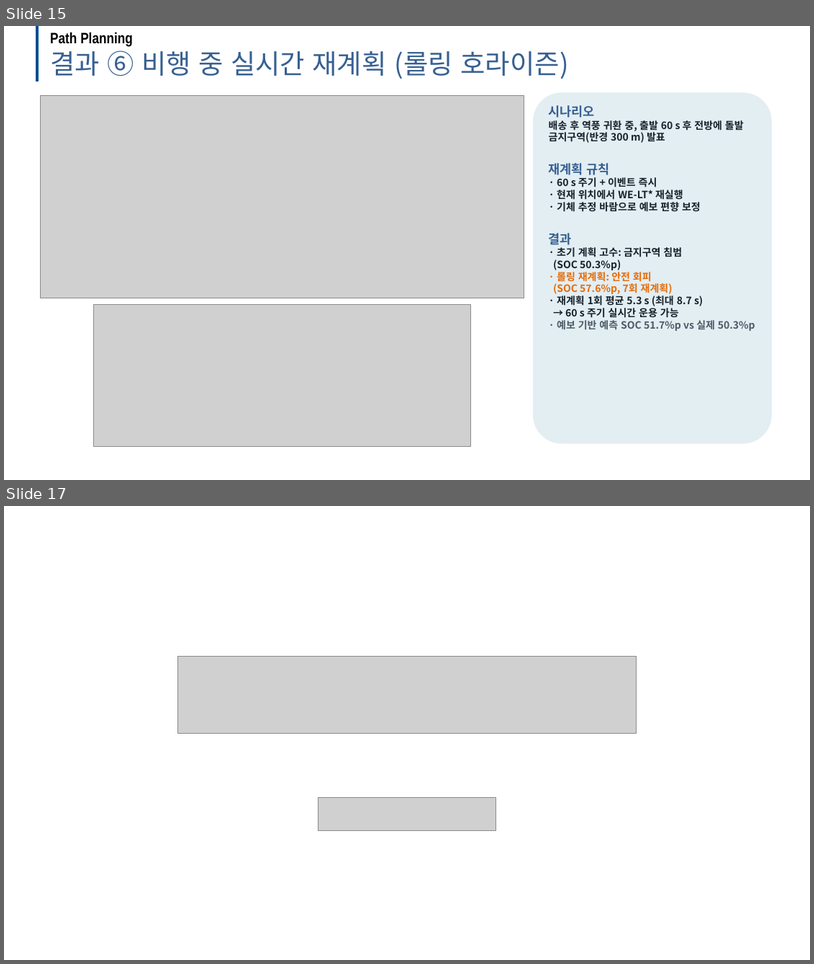
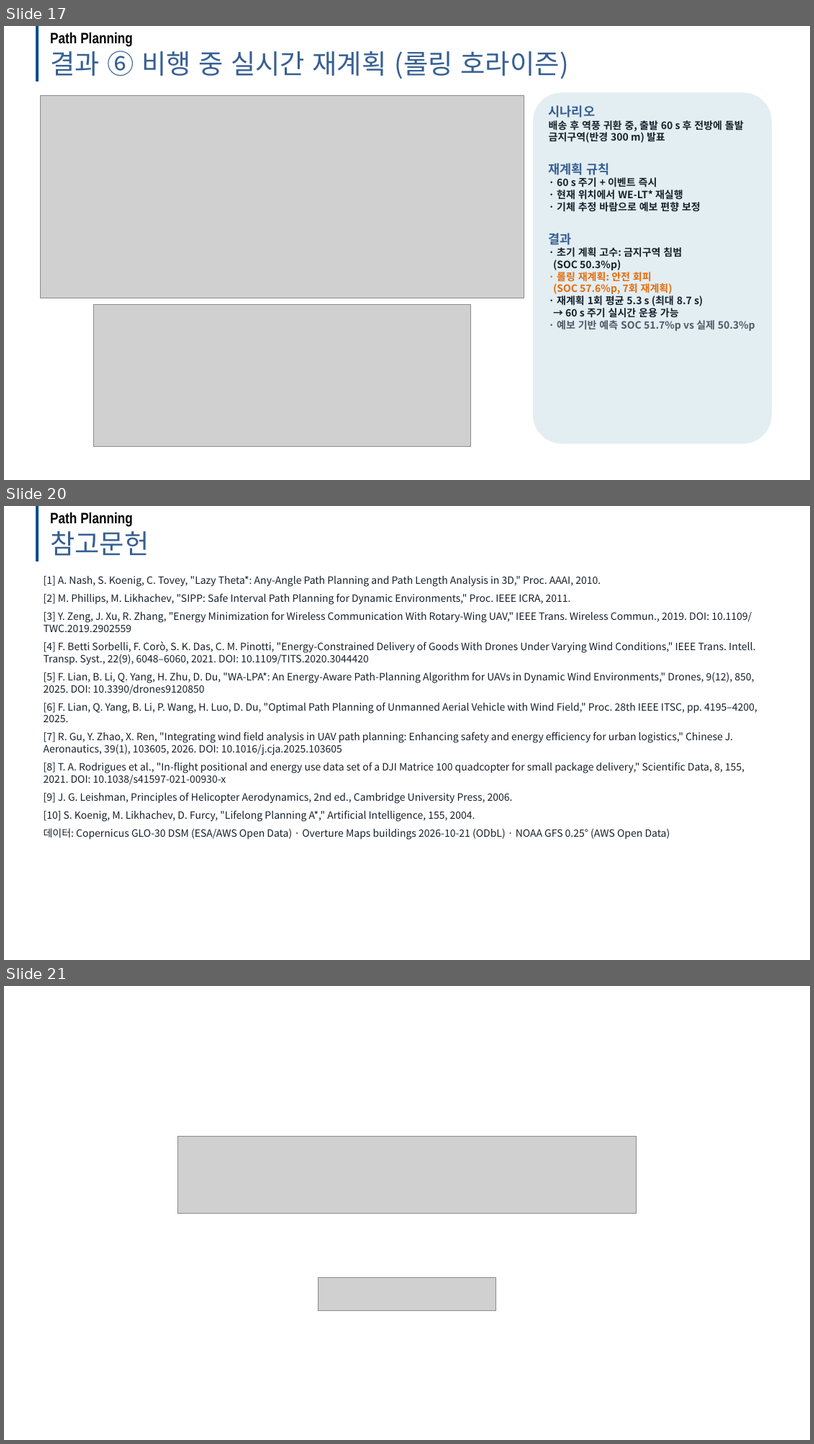
Before and after one commit to dnfl5345/Drone_path_opt, a slide deck: docs/drone_soc_path_planning_dev.pptx. Shown one above the other, each under a label of ours: slides 15 and 17 before the commit, slides 17, 20 and 21 after it; the slides between them are not shown. The pictures are 814x964 and 814x1444 pixels, drawn with LibreOffice and Linux fonts; fonts in the diff are those of the drawing; grey boxes stand for pictures; background and template pictures are left out. Boxes give left, top, right and bottom in pixels: in the first picture for what was removed or moved away, otherwise in the second. Text is boxed around its words. In the diff, an @@ line names an element or a change of style, - is before the commit and + after.

```diff
--- a/docs/drone_soc_path_planning_dev.pptx
+++ b/docs/drone_soc_path_planning_dev.pptx
@@ slide 20 added at [4,506,810,960], background #FFFFFF @@
@@ line added from (36, 506) to (36, 561), #004E8F 3.5 pt @@
@@ text added at [50,526,149,556], 32 pt, text #376092 @@
+참고문헌
@@ text added at [50,512,133,527], 18 pt, text #000000, bold @@
+Path Planning
@@ text added at [44,576,757,839], 12 pt, text #16202A @@
+[1] A. Nash, S. Koenig, C. Tovey, "Lazy Theta*: Any-Angle Path Planning and Path Length Analysis in 3D," Proc. AAAI, 2010.
+[2] M. Phillips, M. Likhachev, "SIPP: Safe Interval Path Planning for Dynamic Environments," Proc. IEEE ICRA, 2011.
+[3] Y. Zeng, J. Xu, R. Zhang, "Energy Minimization for Wireless Communication With Rotary-Wing UAV," IEEE Trans. Wireless Commun., 2019. DOI: 10.1109/TWC.2019.2902559
+[4] F. Betti Sorbelli, F. Corò, S. K. Das, C. M. Pinotti, "Energy-Constrained Delivery of Goods With Drones Under Varying Wind Conditions," IEEE Trans. Intell. Transp. Syst., 22(9), 6048–6060, 2021. DOI: 10.1109/TITS.2020.3044420
+[5] F. Lian, B. Li, Q. Yang, H. Zhu, D. Du, "WA-LPA*: An Energy-Aware Path-Planning Algorithm for UAVs in Dynamic Wind Environments," Drones, 9(12), 850, 2025. DOI: 10.3390/drones9120850
+[6] F. Lian, Q. Yang, B. Li, P. Wang, H. Luo, D. Du, "Optimal Path Planning of Unmanned Aerial Vehicle with Wind Field," Proc. 28th IEEE ITSC, pp. 4195–4200, 2025.
+[7] R. Gu, Y. Zhao, X. Ren, "Integrating wind field analysis in UAV path planning: Enhancing safety and energy efficiency for urban logistics," Chinese J. Aeronautics, 39(1), 103605, 2026. DOI: 10.1016/j.cja.2025.103605
+[8] T. A. Rodrigues et al., "In-flight positional and energy use data set of a DJI Matrice 100 quadcopter for small package delivery," Scientific Data, 8, 155, 2021. DOI: 10.1038/s41597-021-00930-x
+[9] J. G. Leishman, Principles of Helicopter Aerodynamics, 2nd ed., Cambridge University Press, 2006.
+[10] S. Koenig, M. Likhachev, D. Furcy, "Lifelong Planning A*," Artificial Intelligence, 155, 2004.
+데이터: Copernicus GLO-30 DSM (ESA/AWS Open Data) · Overture Maps buildings 2026-10-21 (ODbL) · NOAA GFS 0.25° (AWS Open Data)
@@ what was slide 15 is now slide 17 @@
@@ what was slide 17 is now slide 21 @@
```
Also in this commit, not shown: 2 slides changed, 3 other slides added, 13 other files.
